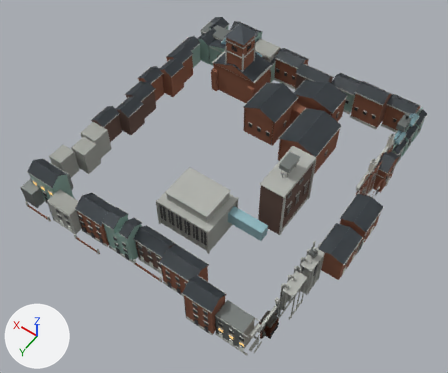
Two versions of the glTF model public/assets/source-demolition.glb, one commit apart.
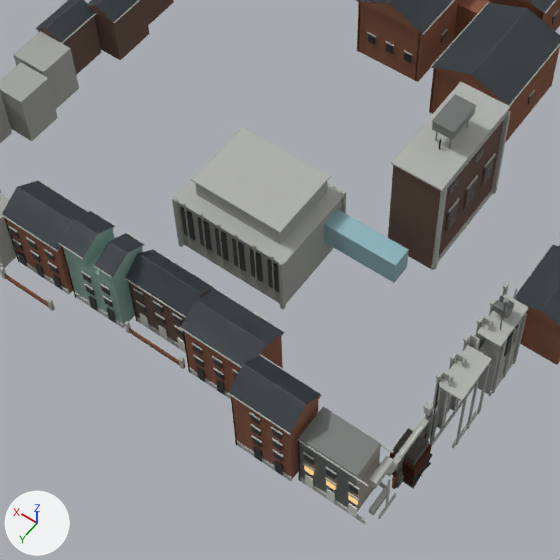
Each version appears first whole from a 50 mm lens placed at (-30.7, 62.0, 145.5), pointed at (33.0, -27.1, 5.4), and next in a close-up on the part from 17% to 76% of the width and 29% to 100% of the height. The lights are fixed; the arrows at lower left show +X, +Y and +Z. The first two pictures are the older version. Vertices at exactly the same position are counted once.

In view in the first close-up: 'source_demolition_retained' and 9 more.
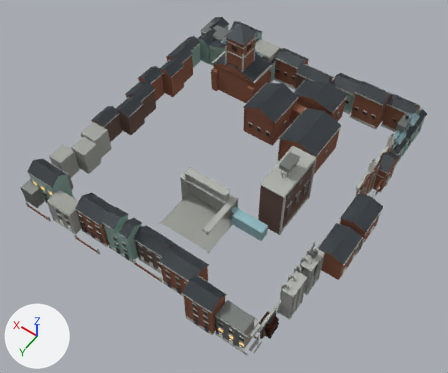
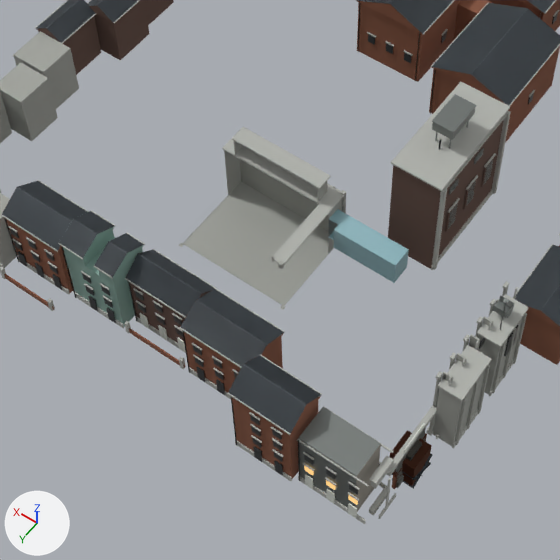
Pixel boxes (x1, y1, x2, y2) of what changed, in the close-ups (560 x 560 px; the box of a moved part takes in the faces that stretch with it):
part 1 of me_source_demolition_retained, moved or reshaped
    before: (400, 427, 422, 458)
    after: (404, 423, 425, 454)
part 2 of me_source_demolition_retained, deleted
    before: (181, 203, 439, 447)
part 3 of me_source_demolition_retained, moved or reshaped
    both: (388, 335, 500, 476)
part 4 of me_source_demolition_retained, cut back
    before: (172, 127, 409, 297)
    after: (179, 127, 409, 309)

The change, as a diff of the scene's bpy script:
```diff
--- a/public/assets/source-demolition.glb.py
+++ b/public/assets/source-demolition.glb.py
@@ me_source_demolition_retained @@
 # used by ob_source_demolition_retained; location = (0.0, 0.0, 0.0)
-me_source_demolition_retained.from_pydata(...)  # 11684 vertices, 17544 faces; spans x -8.0..79.7, y -85.8..9.9, z 0.0..27.7
+me_source_demolition_retained.from_pydata(...)  # 11735 vertices, 17513 faces; spans x -8.0..79.7, y -85.8..9.9, z 0.0..27.7
+# me_source_demolition_retained part 1: the loose piece of 8 vertices spanning x -0.1..0.1, y -1.9..2.3, z 6.4..7.3 is moved by (0.0, -0.7, 0.0)
+# me_source_demolition_retained part 2: 13 loose pieces with 104 vertices, spanning x -0.9..41.8, y -9.5..-3.6, z 0.0..10.6, are deleted
+# me_source_demolition_retained part 3: 11 vertices moved from x -0.9..0.7, y -12.5..-4.2, z 0.2..6.2 to x -0.8..0.7, y -14.5..-5.6, z 0.9..6.2; 55 vertices removed from x -0.9..0.9, y -13.9..-3.6, z 0.0..13.1; 102 vertices added at x -2.9..0.7, y -22.5..-5.0, z 0.0..12.0
+# me_source_demolition_retained part 4: 6 vertices moved from x 26.8..42.8, y -11.4..-9.0, z 1.4..13.6 to x 26.8..42.8, y -19.5..-9.0, z 0.0..13.6; 15 vertices removed from x 25.5..42.8, y -18.5..-9.0, z 1.4..13.6; 105 vertices added at x 24.0..42.8, y -22.8..-9.0, z 0.0..13.6
+# other edits to the shape of me_source_demolition_retained do not show in these pictures
 me_source_demolition_retained.materials.append(mat_chapel_stone)
```
